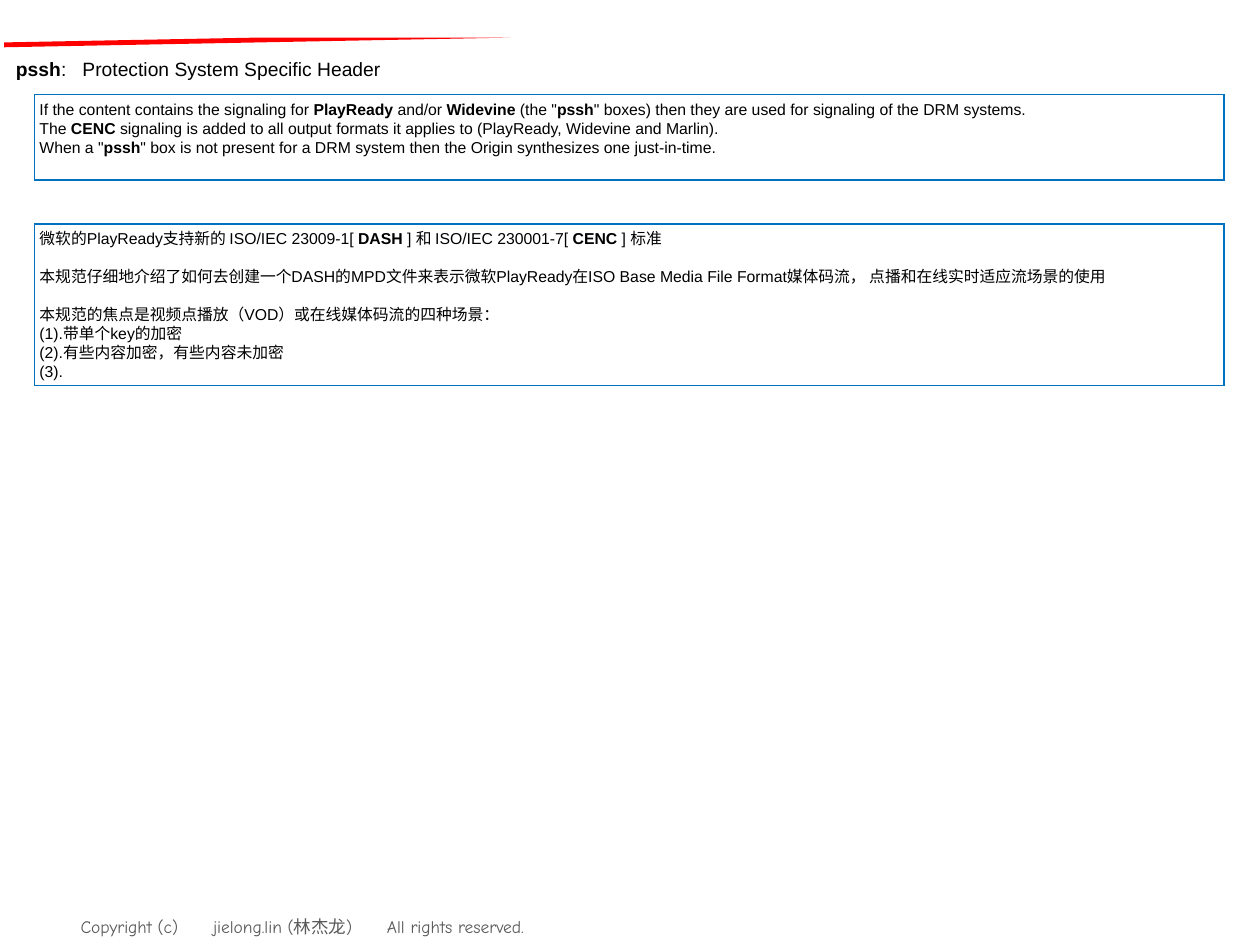
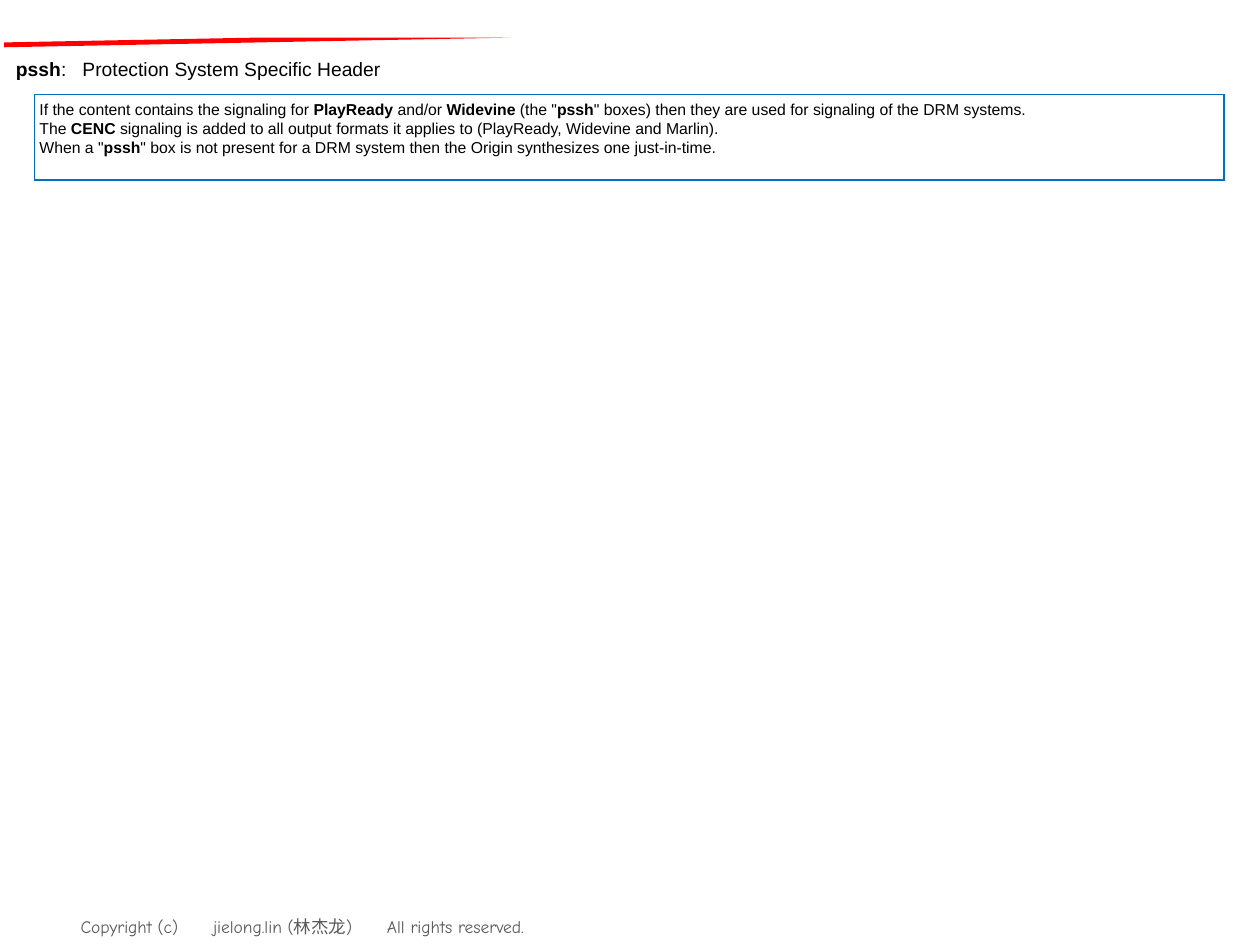
Before and after one commit to qq1624646454/philipstv_tpv, a slide deck: slide 5 of Drm_Mechanism.ppt. Drawn at 1260x945 pixels with LibreOffice and Linux fonts; fonts in the diff are those of the drawing; background and template pictures are left out. Boxes give left, top, right and bottom in pixels: in the first picture for what was removed or moved away, otherwise in the second. Text is boxed around its words. In the diff, an @@ line names an element or a change of style, - is before the commit and + after.

```diff
--- a/Drm_Mechanism.ppt
+++ b/Drm_Mechanism.ppt
@@ rectangle removed at <box>34,224,1223,386</box> @@
-微软的PlayReady支持新的 ISO/IEC 23009-1[ DASH ] 和 ISO/IEC 230001-7[ CENC ] 标准
-本规范仔细地介绍了如何去创建一个DASH的MPD文件来表示微软PlayReady在ISO Base Media File Format媒体码流， 点播和在线实时适应流场景的使用
-本规范的焦点是视频点播放（VOD）或在线媒体码流的四种场景：
-(1).带单个key的加密
-(2).有些内容加密，有些内容未加密
-(3).
```
Also in this commit, not shown: 4 other slides changed, 1 slide added.
